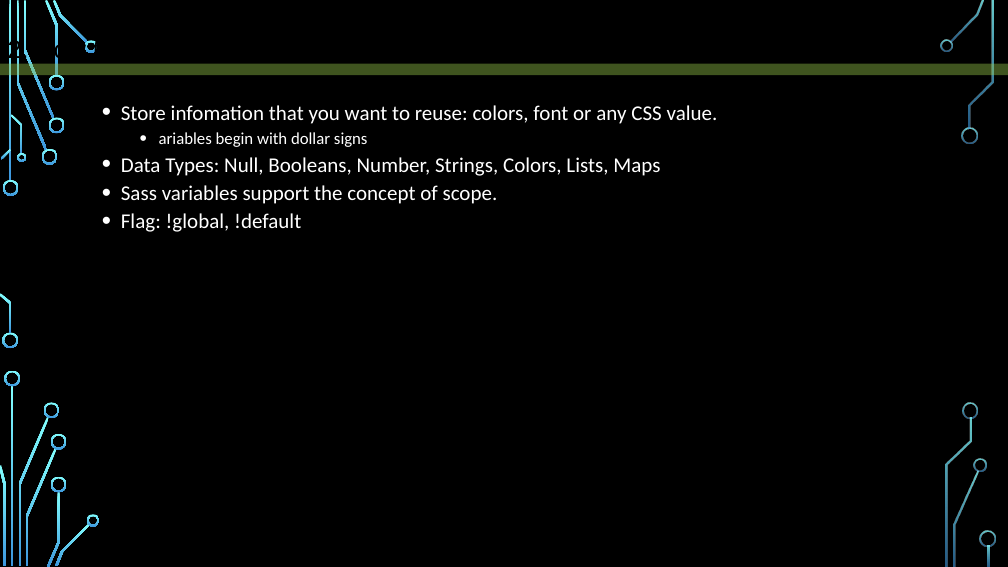
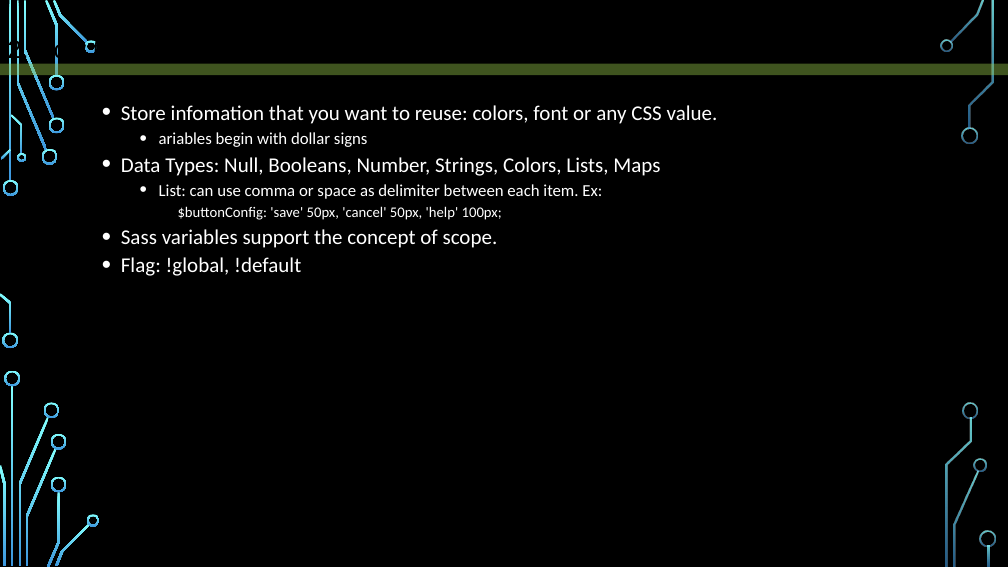
Before and after one commit to sanhdieux1/Note, a slide deck: slide 4 of SASS/presentation.pptx. Drawn at 1008x567 pixels with LibreOffice and Linux fonts; fonts in the diff are those of the drawing; background and template pictures are left out. Boxes give left, top, right and bottom in pixels: in the first picture for what was removed or moved away, otherwise in the second. Text is boxed around its words. In the diff, an @@ line names an element or a change of style, - is before the commit and + after.

```diff
--- a/SASS/presentation.pptx
+++ b/SASS/presentation.pptx
@@ text at box(159, 184, 602, 220): paragraphs added @@
+  • List: can use comma or space as delimiter between each item. Ex:
+    $buttonConfig: 'save' 50px, 'cancel' 50px, 'help' 100px;
```
Also in this commit, not shown: 3 other slides changed, 3 other files.
